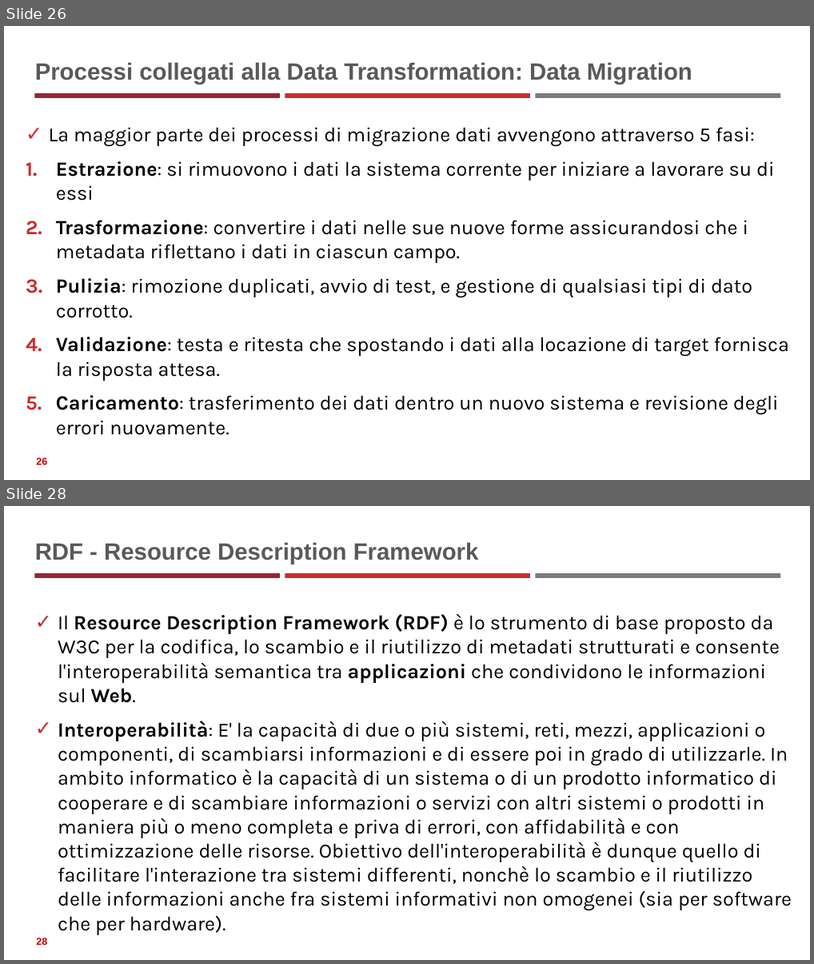
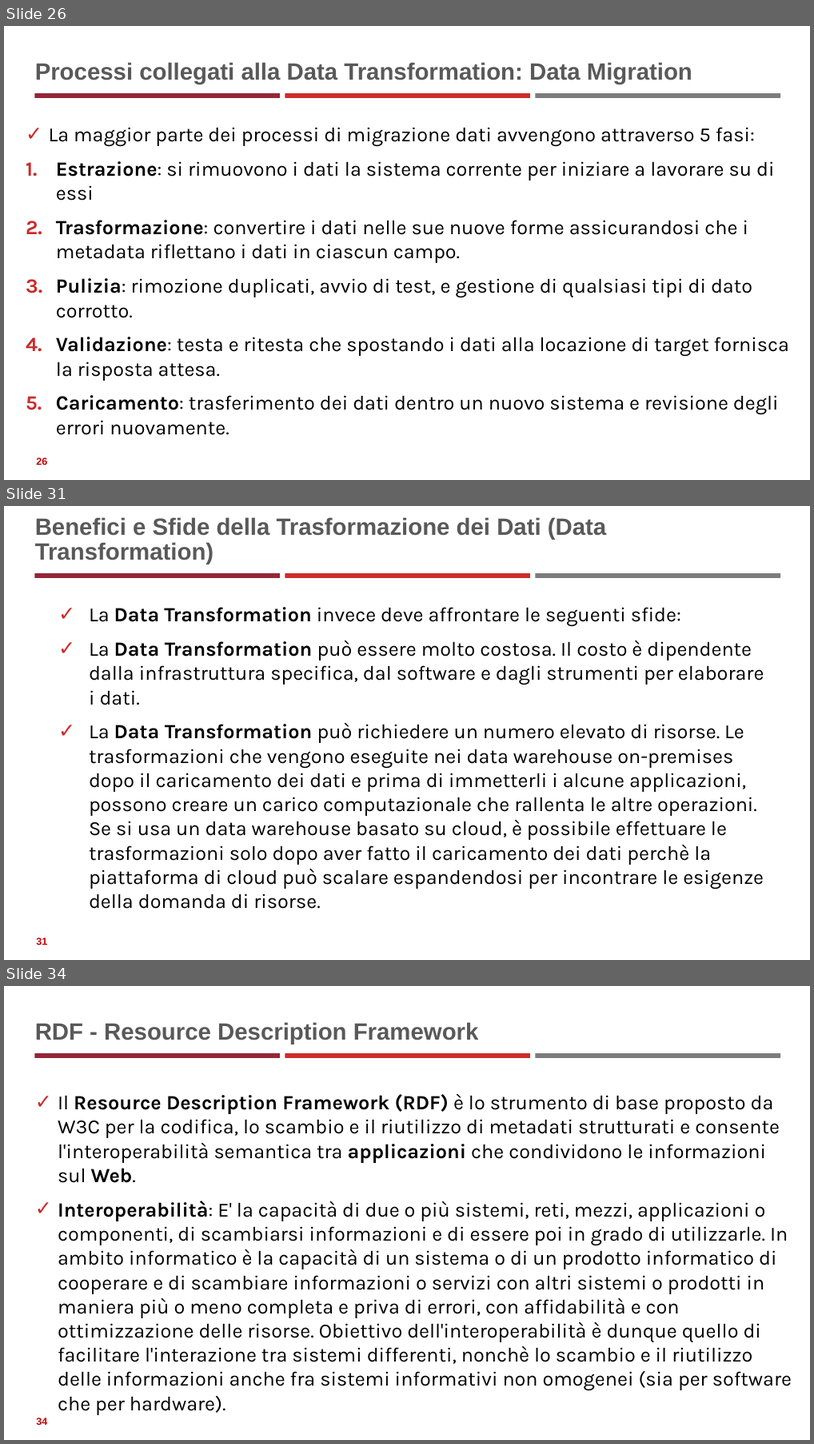
Before and after one commit to neural1977/data_science_interview_material, a slide deck: Data_Science_ita.pptx. Shown one above the other, each under a label of ours: slides 26 and 28 before the commit, slides 26, 31 and 34 after it; the slides between them are not shown. The pictures are 814x964 and 814x1444 pixels, drawn with LibreOffice and Linux fonts; fonts in the diff are those of the drawing. Boxes give left, top, right and bottom in pixels: in the first picture for what was removed or moved away, otherwise in the second. Text is boxed around its words. In the diff, an @@ line names an element or a change of style, - is before the commit and + after.

```diff
--- a/Data_Science_ita.pptx
+++ b/Data_Science_ita.pptx
@@ slide 31 added at box(4, 506, 810, 960), background #FFFFFF; not listed: 3 template elements that a slide beside it also shows @@
@@ title added at box(35, 517, 606, 564), 28 pt, text #595959, bold @@
+Benefici e Sfide della Trasformazione dei Dati (Data Transformation)
@@ text added at box(89, 607, 765, 888), 24 pt, text #000000 @@
+✓ La Data Transformation invece deve affrontare le seguenti sfide:
+✓ La Data Transformation può essere molto costosa. Il costo è dipendente dalla infrastruttura specifica, dal software e dagli strumenti per elaborare i dati.
+✓ La Data Transformation può richiedere un numero elevato di risorse. Le trasformazioni che vengono eseguite nei data warehouse on-premises dopo il caricamento dei dati e prima di immetterli i alcune applicazioni, possono creare un carico computazionale che rallenta le altre operazioni. Se si usa un data warehouse basato su cloud, è possibile effettuare le trasformazioni solo dopo aver fatto il caricamento dei dati perchè la piattaforma di cloud può scalare espandendosi per incontrare le esigenze della domanda di risorse.
@@ page number added at box(36, 937, 47, 944), 12 pt, text #C00000, bold @@
+31
@@ what was slide 28 is now slide 34 @@
@@ page number at box(36, 1417, 47, 1424): text changed @@
-28
+34
```
Also in this commit, not shown: 2 slides changed, 5 other slides added, 1 other file.
